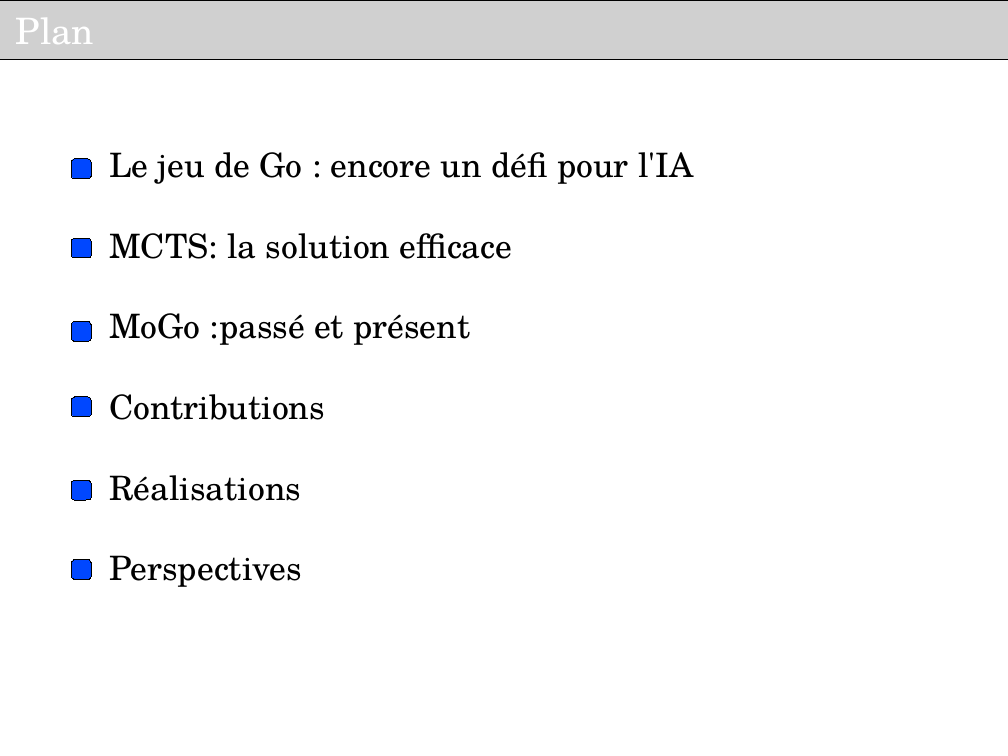
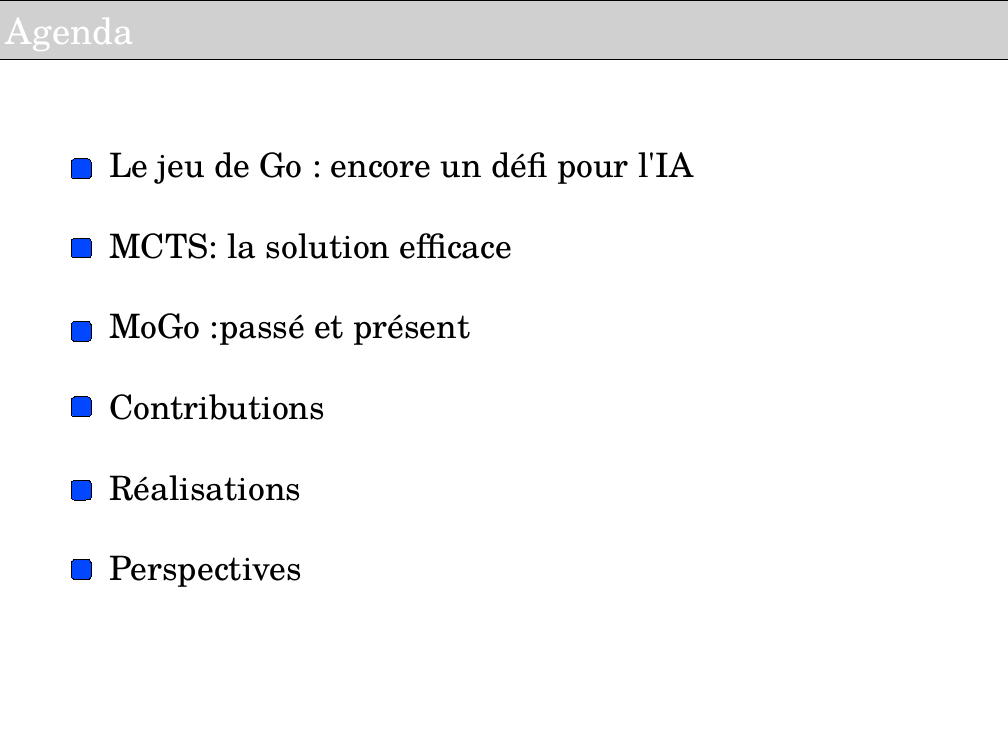
Before and after one commit to haspeleo/Android-Dev, a slide deck: slide 2 of MCTS/Soutenance_INRIA_V2.odp. Drawn at 1008x756 pixels with LibreOffice and Linux fonts; fonts in the diff are those of the drawing; grey boxes stand for pictures; background and template pictures are left out. Boxes give left, top, right and bottom in pixels: in the first picture for what was removed or moved away, otherwise in the second. Text is boxed around its words. In the diff, an @@ line names an element or a change of style, - is before the commit and + after.

```diff
--- a/MCTS/Soutenance_INRIA_V2.odp
+++ b/MCTS/Soutenance_INRIA_V2.odp
@@ text in picture at bbox=[6, 18, 134, 51]: text changed @@
-Plan
+Agenda
```
Also in this commit, not shown: 3 other slides changed, 3 slides added, 1 slide removed.
